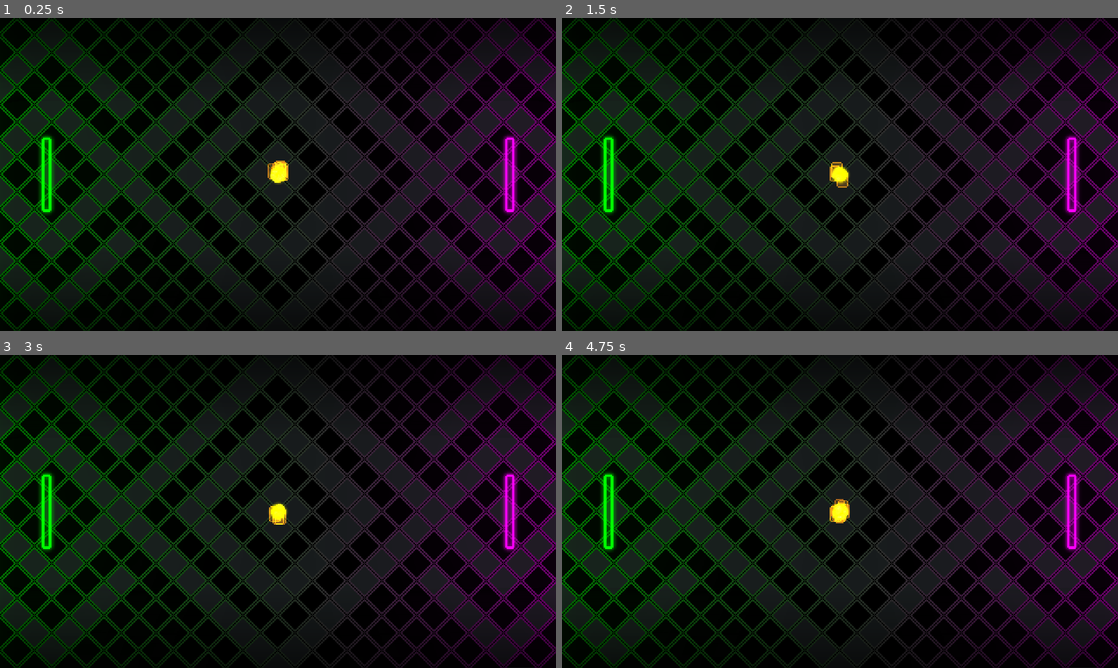
Above: before the commit, frames 1-4 (two rows, left to right).
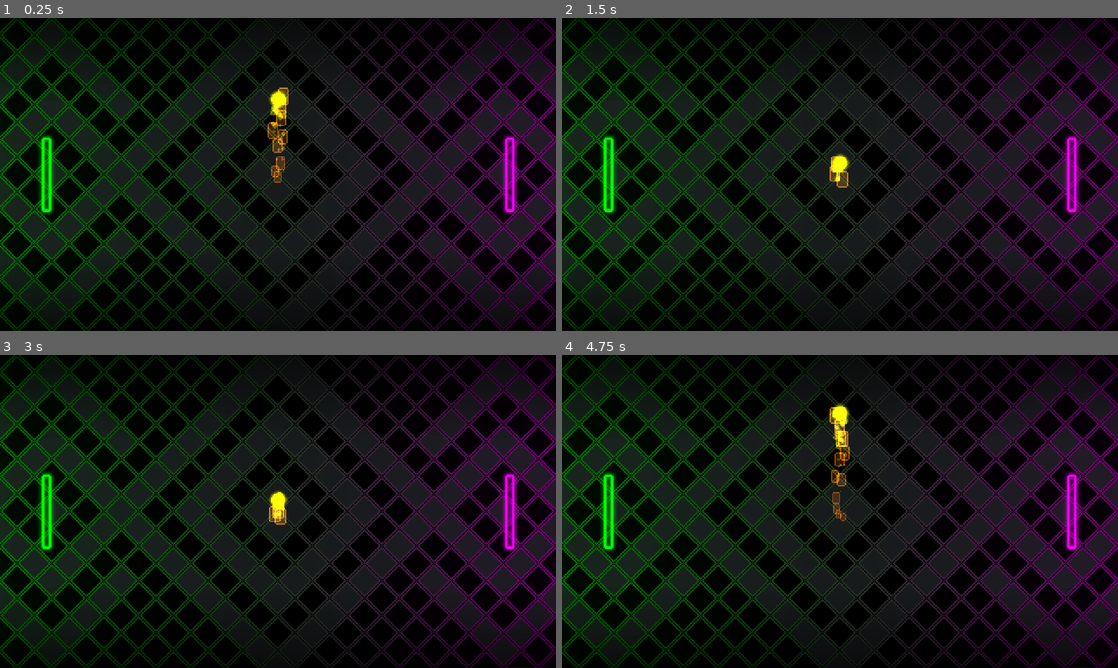
Above: after the commit, the same moments.

Repository: adatechschool/spin-spong
Game: Godot game, scene res://scenes/Pong.tscn
Two runs of this game, one before a commit and one after it. Both use one fixed random seed, a clock stepped at 60 frames per second and the inputs below.
Inputs:
- Up to frame 1 (0.25 s): no input
- Up to frame 2 (1.5 s): tap Enter (ui_accept) at 0.5, 0.77, 1.25 s; hold R 0.53-1.28 s; tap R at 1.35 s
- Up to frame 3 (3 s): tap Enter (ui_accept) at 1.52, 2.75 s; hold R 2.03-2.78 s; tap R at 2.85 s
- Up to frame 4 (4.75 s): tap Enter (ui_accept) at 3.02, 3.77, 4.25, 4.52 s; hold R 3.53-4.28 s; tap R at 4.35 s

The runs differ from the first frame. In frame 1, 0.8% of the frame differs, in the area x 48-52%, y 22-54%; in frame 2, 0.2%; in frame 3, 0.3%; in frame 4, 0.9%, in the area x 48-52%, y 15-54%.

Commit message:
Implement stupidly straight up ball behavior

Diff:
--- a/scripts/Ball.gd
+++ b/scripts/Ball.gd
@@ -26,3 +26,9 @@
 
 	if linear_velocity.length() < min_speed:
 		linear_velocity = linear_velocity.normalized() * min_speed
+
+	var angle = linear_velocity.angle_to(Vector2.UP)
+	if angle < PI / 6 and angle > - PI / 6:
+		linear_velocity = Vector2.UP * min_speed
+	if angle + PI < PI / 6 and angle + PI > - PI / 6:
+		linear_velocity = Vector2.DOWN * min_speed
